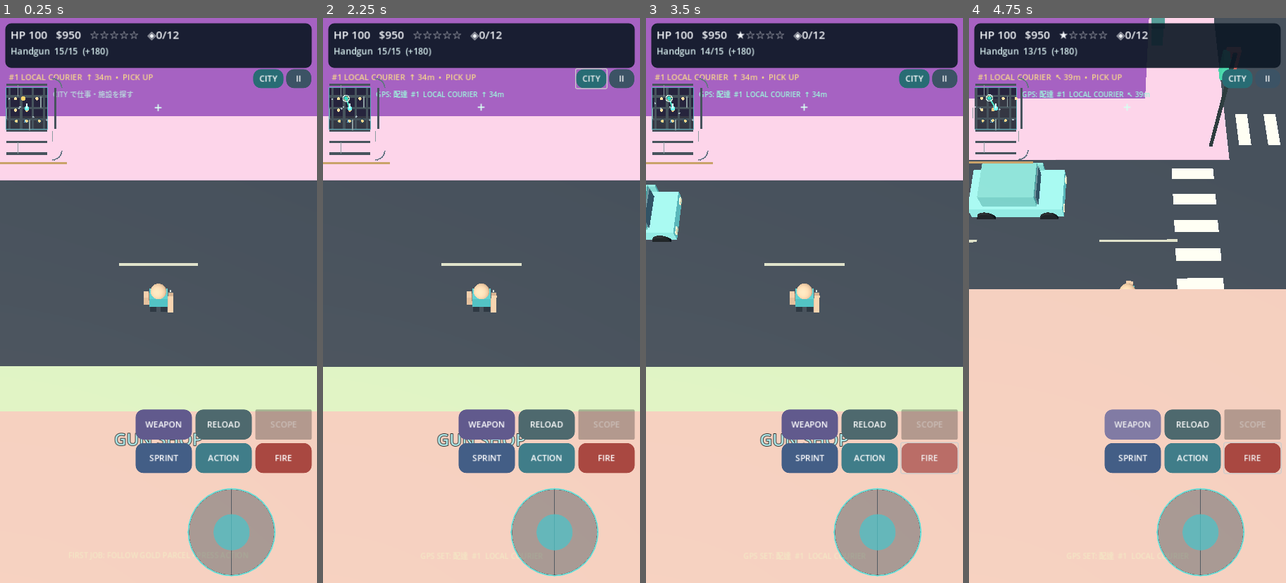
Above: before the commit, frames 1-4 (left to right).
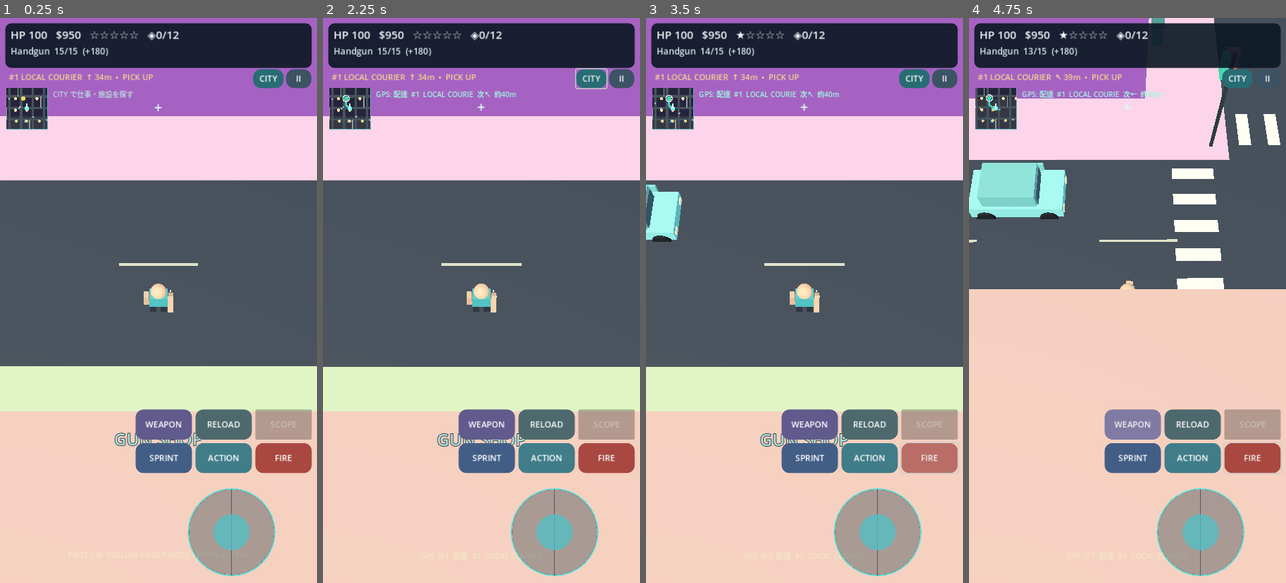
Above: after the commit, the same moments.

Repository: shejklgaia-png/Gt_a_like_game
Game: Godot game, scene res://scenes/main.tscn
Two runs of this game, one before a commit and one after it. Both use one fixed random seed, a clock stepped at 60 frames per second and the inputs below.
Inputs (mouse positions are in pixels of both pictures, inside the frame that each line leads up to):
- Up to frame 1 (0.25 s): no input
- Up to frame 2 (2.25 s): click "CITY" at 0.5 s; click "仕事" at 1.25 s; click "配達 #1 LOCAL COURIER ・ 34m 荷物を…" at 2 s
- Up to frame 3 (3.5 s): click "FIRE" at 2.75 s
- Up to frame 4 (4.75 s): tap Enter at 3.5 s; move the mouse to (1197, 272) at 3.52 s; hold D 3.53-4.25 s; hold Shift 3.53-4.25 s; click (1197, 272) at 3.67 s; tap Space at 3.77 s; drag from (1064, 328) to (1111, 413) at 4.27 s

The runs differ from the first frame. In frame 1, 0.4% of the frame differs, in the area x 0-22%, y 10-26%; in frame 2, 0.5%, in the area x 0-61%, y 10-26%; in frame 3, 0.5%; in frame 4, 0.5%.

Commit message:
Improve CITY GPS with building-aware navigation and waypoint guidance
Reuses the existing 2m A* grid for cached route breadcrumbs around buildings; updates GPS with next step, approximate route distance and storefront arrival prompts; adds route caching, 12-destination validation and full regressions. Godot 4.4.1/4.7.2 tests and Android APK pass; SERA untouched.

Diff:
--- /dev/null
+++ b/scripts/city_route.gd
@@ -0,0 +1,115 @@
+extends RefCounted
+class_name PocketCityRoute
+## Low-frequency A* routing on the city's prebuilt, building-blocked grid.
+## This is an advisory path, not autopilot or guaranteed signal-safe walkways.
+## Existing city navigation serves police; no new grid or physical objects.
+
+const REPATH_DISTANCE: float = 12.0
+const GOAL_REPATH_DISTANCE: float = 3.0
+const ROUTE_REFRESH_SECONDS: float = 1.5
+const ARRIVAL_DISTANCE: float = 3.3
+const MIN_GUIDANCE_DISTANCE: float = 4.4
+
+var navigation: PocketNavGrid
+var path_points: PackedVector2Array = PackedVector2Array()
+var planned_from: Vector2 = Vector2.ZERO
+var planned_to: Vector2 = Vector2.ZERO
+var refresh_clock: float = 0.0
+var computation_count: int = 0
+
+
+func setup(source: PocketNavGrid) -> void:
+	navigation = source
+	clear()
+
+
+func clear() -> void:
+	path_points.clear()
+	planned_from = Vector2.ZERO
+	planned_to = Vector2.ZERO
+	refresh_clock = 0.0
+
+
+static func horizontal(at: Vector3) -> Vector2:
+	return Vector2(at.x, at.z)
+
+
+func refresh(from: Vector3, goal: Vector3, delta: float = 0.0) -> void:
+	if navigation == null:
+		return
+	var start2: Vector2 = horizontal(from)
+	var goal2: Vector2 = horizontal(goal)
+	refresh_clock = maxf(0.0, refresh_clock - delta)
+	var target_changed := path_points.is_empty() or planned_to.distance_to(goal2) > GOAL_REPATH_DISTANCE
+	var walked_far := planned_from.distance_to(start2) > REPATH_DISTANCE
+	if not target_changed and (not walked_far or refresh_clock > 0.0):
+		return
+	if not target_changed and refresh_clock > 0.0:
+		return
+	planned_from = start2
+	planned_to = goal2
+	refresh_clock = ROUTE_REFRESH_SECONDS
+	path_points = navigation.path(from, goal)
+	computation_count += 1
+
+
+func closest_path_index(from: Vector3) -> int:
+	if path_points.is_empty():
+		return 0
+	var at: Vector2 = horizontal(from)
+	var best := INF
+	var closest := 0
+	for index in range(path_points.size()):
+		var length_squared := at.distance_squared_to(path_points[index])
+		if length_squared < best:
+			best = length_squared
+			closest = index
+	return closest
+
+
+func next_guidance_point(from: Vector3, goal: Vector3) -> Vector3:
+	if path_points.size() < 2:
+		return goal
+	var at: Vector2 = horizontal(from)
+	var nearest := closest_path_index(from)
+	var next_index: int = mini(path_points.size() - 1, nearest + 1)
+	for index in range(next_index, path_points.size()):
+		if at.distance_to(path_points[index]) >= MIN_GUIDANCE_DISTANCE:
+			next_index = index
+			break
+	var point: Vector2 = path_points[next_index]
+	# Once the route leaves its last grid point, steer to the exact entrance.
+	if next_index == path_points.size() - 1 and at.distance_to(point) < 3.0:
+		return goal
+	return Vector3(point.x, goal.y, point.y)
+
+
+func remaining_distance(from: Vector3, goal: Vector3) -> float:
+	var at: Vector2 = horizontal(from)
+	var destination: Vector2 = horizontal(goal)
+	if path_points.size() < 2:
+		return at.distance_to(destination)
+	var start := closest_path_index(from)
+	var length := at.distance_to(path_points[start])
+	for index in range(start + 1, path_points.size()):
+		length += path_points[index - 1].distance_to(path_points[index])
+	length += path_points[path_points.size() - 1].distance_to(destination)
+	return length
+
+
+func is_arrived(from: Vector3, goal: Vector3) -> bool:
+	return horizontal(from).distance_to(horizontal(goal)) <= ARRIVAL_DISTANCE
+
+
+func visible_route(from: Vector3, goal: Vector3) -> PackedVector2Array:
+	var result := PackedVector2Array()
+	if path_points.size() < 2 or is_arrived(from, goal):
+		return result
+	var nearest := closest_path_index(from)
+	result.append(horizontal(from))
+	# Skipping points that are already behind the player prevents old route
+	# segments from reappearing on the minimap as they walk or drive forward.
+	for index in range(nearest, path_points.size()):
+		result.append(path_points[index])
+	result.append(horizontal(goal))
+	return result
--- /dev/null
+++ b/scripts/city_route_test.gd
@@ -0,0 +1,137 @@
+extends SceneTree
+## Regression checks for CITY A* routing around all building footprints.
+## A distinct save path prevents changes to a player's city state.
+
+func _initialize() -> void:
+	call_deferred("run_checks")
+
+
+func fail(message: String, code: int) -> void:
+	push_error(message)
+	quit(code)
+
+
+func horizontal(at: Vector3) -> Vector2:
+	return Vector2(at.x, at.z)
+
+
+func run_checks() -> void:
+	var save_path := "user://pocket_district_route_test.json"
+	for suffix in ["", ".bak", ".tmp"]:
+		if FileAccess.file_exists(save_path + suffix):
+			DirAccess.remove_absolute(ProjectSettings.globalize_path(save_path + suffix))
+	var scene := load("res://scenes/main.tscn") as PackedScene
+	if scene == null:
+		fail("Cannot import Pocket District main scene", 301)
+		return
+	var game = scene.instantiate()
+	game.save_path_override = save_path
+	root.add_child(game)
+	await process_frame
+	await physics_frame
+	var city: PocketCity = game.city
+	var route: PocketCityRoute = game.city_route
+	if route == null or route.navigation != city.navigation:
+		fail("CITY GPS did not share the city's existing police nav grid", 302)
+		return
+	var start := Vector3(-90, 0.3, -90)
+	var tested := 0
+	for index in range(0, city.buildings.size(), 3):
+		var lot: Dictionary = city.buildings[index]
+		var door: Vector3 = lot["door"]
+		route.clear()
+		route.refresh(start, door)
+		if route.path_points.size() < 3:
+			fail("Cannot route to building %s" % String(lot["id"]), 303)
+			return
+		for point in route.path_points:
+			var nav_grid := city.navigation.grid
+			if nav_grid.is_point_solid(city.navigation.id_from_world(Vector3(point.x, 0.0, point.y))):
+				fail("A* guidance crosses a building at %s" % str(point), 304)
+				return
+		var straight := horizontal(start).distance_to(horizontal(door))
+		var distance := route.remaining_distance(start, door)
+		if distance < straight - 0.5 or not is_finite(distance):
+			fail("Route distance was shorter than a straight path", 305)
+			return
+		var next_guide: Vector3 = route.next_guidance_point(start, door)
+		if not next_guide.is_finite() or horizontal(next_guide).distance_to(horizontal(start)) > 30.0:
+			fail("Next GPS heading points too far away or is invalid", 306)
+			return
+		tested += 1
+	if tested != 12:
+		fail("Unexpected building sample count in GPS routing", 307)
+		return
+	# Force a building between the origin and target to prove the displayed
+	# distance reflects detouring around collision volumes, not just direction.
+	var obstacle: Dictionary = city.buildings[12]
+	var center: Vector3 = obstacle["position"]
+	var halfwidth: float = float(obstacle["width"]) * 0.5
+	var from := center + Vector3(-halfwidth - 4.0, 0.3, 0.0)
+	var goal := center + Vector3(halfwidth + 4.0, 0.3, 0.0)
+	route.clear()
+	route.refresh(from, goal)
+	if route.path_points.is_empty() or route.remaining_distance(from, goal) < horizontal(from).distance_to(horizontal(goal)) + 7.0:
+		fail("GPS shortcut is still passing through a building", 308)
+		return
+	var preview := route.visible_route(from, goal)
+	if preview.size() < 4:
+		fail("Minimap lacks multiple points for a detour route", 309)
+		return
+	var original_count: int = route.computation_count
+	for repeat in range(120):
+		route.refresh(from + Vector3(float(repeat % 3) * 0.2, 0.0, 0.0), goal, 0.10)
+	if route.computation_count != original_count:
+		fail("GPS is recalculating A* continuously without movement", 310)
+		return
+	# When the player deviates, recompute only after cooldown rather than per frame.
+	route.refresh(from + Vector3(-14.0, 0, -4.0), goal, 1.6)
+	if route.computation_count != original_count + 1:
+		fail("GPS failed to recalculate route after a significant detour", 311)
+		return
+	var moved_goal := goal + Vector3(0, 0, 8.0)
+	route.refresh(from, moved_goal)
+	if route.computation_count != original_count + 2:
+		fail("GPS failed to update for moving objective", 312)
+		return
+	if not route.is_arrived(goal, goal + Vector3(2.0, 0, 0)):
+		fail("GPS arrival distance does not recognize accessible interaction zone", 313)
+		return
+	if route.is_arrived(from, goal):
+		fail("GPS arrival prematurely completes a distant route", 314)
+		return
+	if not route.visible_route(goal, goal).is_empty():
+		fail("Arrival did not hide completed minimap trail", 315)
+		return
+
+	# Full integration with dynamic courier/side-job and persistent phone state.
+	game.set_city_waypoint("lot", String(obstacle["id"]), "建物", Vector3(obstacle["door"]))
+	game.update_hud()
+	if not game.navigation_banner.text.contains("次") or not game.navigation_banner.text.contains("約"):
+		fail("HUD does not report next direction and routed distance", 316)
+		return
+	var gps_before: String = game.navigation_label
+	game.save_game()
+	# Simulate volatile memory loss only: clear_city_waypoint() correctly
+	# *saves* a blank GPS and is not a valid way to test restoring a route.
+	game.navigation_kind = ""
+	game.navigation_label = ""
+	route.clear()
+	game.load_game()
+	if game.navigation_label != gps_before or game.navigation_kind != "lot":
+		fail("GPS state no longer compatible with loading existing saves", 317)
+		return
+	game.hero.global_position = Vector3(obstacle["door"]) + Vector3(0, 0.3, 0)
+	game.update_hud()
+	if not game.navigation_banner.text.contains("到着"):
+		fail("GPS did not show a usable arrival hint at a physical storefront", 318)
+		return
+	game.clear_city_waypoint()
+	if not route.path_points.is_empty():
+		fail("Clearing GPS left a stale path displayed on minimap", 319)
+		return
+	print("PASS: twelve CITY paths avoid every sampled building footprint")
+	print("PASS: GPS detours around buildings and supports minimap breadcrumbs")
+	print("PASS: low-frequency route cache, dynamic objectives and deviation repath")
+	print("PASS: guided distance, next direction, arrival prompt and save/load continuity")
+	quit(0)
--- a/scripts/main.gd
+++ b/scripts/main.gd
@@ -18,6 +18,7 @@
 const GarageVehicleScript = preload("res://scripts/vehicle.gd")
 const NeighborhoodJobsScript = preload("res://scripts/neighborhood_jobs.gd")
 const CityPhoneScript = preload("res://scripts/city_phone.gd")
+const CityRouteScript = preload("res://scripts/city_route.gd")
 
 var WEAPONS: Array[Dictionary] = GameData.weapons()
 const SAVE_PATH := "user://pocket_district_save.json"
@@ -63,6 +64,7 @@
 var navigation_id: String = ""
 var navigation_label: String = ""
 var navigation_position: Vector3 = Vector3.ZERO
+var city_route: PocketCityRoute
 var street_finds: PocketStreetFinds
 var street_find_records: Dictionary = {}
 var neighborhood_jobs: PocketNeighborhoodJobs
@@ -159,6 +161,8 @@
 	city.name = "OutdoorWorld"
 	add_child(city)
 	city.build_city()
+	city_route = CityRouteScript.new()
+	city_route.setup(city.navigation)
 	street_finds = StreetFinds.new()
 	street_finds.name = "StreetFinds"
 	city.add_child(street_finds)
@@ -336,6 +340,9 @@
 			refresh_mission_marker()
 			save_game()
 	display_message_time = maxf(0.0, display_message_time - delta)
+	if navigation_kind != "" and not indoors and is_instance_valid(city):
+		# Cache A* paths, never recompute the city-wide grid every frame.
+		city_route.refresh(current_travel_position(), city_waypoint_point(), delta)
 	animate_marker(delta)
 	hud_update_clock += delta
 	if hud_update_clock > 0.11:
@@ -954,6 +961,9 @@
 	navigation_id = key
 	navigation_label = title.substr(0, 60)
 	navigation_position = point
+	city_route.clear()
+	if not indoors:
+		city_route.refresh(current_travel_position(), point)
 	show_message("GPS SET: " + navigation_label)
 	save_game()
 
@@ -963,6 +973,7 @@
 	navigation_id = ""
 	navigation_label = ""
 	navigation_position = Vector3.ZERO
+	city_route.clear()
 	show_message("GPS CLEARED")
 	save_game()
 
@@ -1040,6 +1051,8 @@
 		navigation_kind = ""
 	navigation_id = String(decoded.get("nav_id", "")).substr(0, 80)
 	navigation_label = String(decoded.get("nav_label", "")).substr(0, 60) if navigation_kind != "" else ""
+	if city_route != null:
+		city_route.clear()
 	navigation_position = Vector3.ZERO
 	var saved_nav = decoded.get("nav_position", [])
 	if saved_nav is Array and saved_nav.size() == 3:
@@ -1237,9 +1250,19 @@
 	mission_label.text = "#%d %s  %s %dm  •  %s" % [deliveries + 1, String(contract["title"]), heading, roundi(ground_distance), objective]
 	mission_label.add_theme_color_override("font_color", Color("#ff8585") if mission_stage == 1 and mission_limit <= 15.0 else Color("#f5d58c"))
 	if navigation_kind != "":
-		var nav_delta: Vector3 = city_waypoint_point() - current_position
-		var nav_dist: int = roundi(Vector2(nav_delta.x, nav_delta.z).length())
-		navigation_banner.text = "GPS: %s  %s %dm" % [navigation_label, waypoint_arrow(nav_delta), nav_dist]
+		var destination: Vector3 = city_waypoint_point()
+		var short_name := navigation_label.substr(0, 20)
+		if indoors:
+			navigation_banner.text = "GPS: %s  |  外へ出て案内再開" % short_name
+		elif city_route.is_arrived(current_position, destination):
+			navigation_banner.text = "GPS: %s  |  到着・ACTIONで利用" % short_name
+		else:
+			# Steering follows the next open A* cell rather than pointing
+			# through building meshes directly at the destination.
+			city_route.refresh(current_position, destination)
+			var next_point: Vector3 = city_route.next_guidance_point(current_position, destination)
+			var along: int = roundi(city_route.remaining_distance(current_position, destination))
+			navigation_banner.text = "GPS: %s  次%s  約%dm" % [short_name, waypoint_arrow(next_point - current_position), along]
 		navigation_banner.add_theme_color_override("font_color", Color("#9cf7dc"))
 	else:
 		navigation_banner.text = "CITY で仕事・施設を探す"
--- a/scripts/minimap.gd
+++ b/scripts/minimap.gd
@@ -8,6 +8,7 @@
 
 func _ready() -> void:
 	mouse_filter = Control.MOUSE_FILTER_IGNORE
+	clip_contents = true # Keep distant A* map lines inside the minimap.
 
 func _process(delta: float) -> void:
 	refresh_clock += delta
@@ -109,13 +110,21 @@
 	var marker := to_map(waypoint, focus)
 	marker = marker.clamp(Vector2(7, 7), size - Vector2(7, 7))
 	draw_circle(marker, 5.0, Color("#ffd46a"))
-	# The manually selected CITY GPS stands out even when the destination is
-	# far outside this compact minimap. An edge-clamped ray gives direction.
-	if game.navigation_kind != "":
+	# Draw the remaining building-avoiding route rather than a single
+	# straight line through shops and apartments. Physics is unaffected.
+	if game.navigation_kind != "" and game.city_route != null:
 		var city_destination: Vector3 = game.city_waypoint_point()
+		var breadcrumb: PackedVector2Array = game.city_route.visible_route(focus, city_destination)
+		for index in range(1, breadcrumb.size()):
+			var prev := to_map(Vector3(breadcrumb[index - 1].x, 0, breadcrumb[index - 1].y), focus)
+			var next := to_map(Vector3(breadcrumb[index].x, 0, breadcrumb[index].y), focus)
+			draw_line(prev, next, Color("#4bdac4", 0.88), 2.6, true)
 		var raw_point: Vector2 = to_map(city_destination, focus)
 		var city_point := raw_point.clamp(Vector2(9, 9), size - Vector2(9, 9))
-		draw_line(size * 0.5, city_point, Color("#54e4cb"), 2.2, true)
+		# If a route is unavailable (e.g. a temporary map rebuild),
+		# retain a direct bearing instead of leaving GPS invisible.
+		if breadcrumb.size() < 2:
+			draw_line(size * 0.5, city_point, Color("#54e4cb", 0.7), 1.8, true)
 		draw_arc(city_point, 7.3, 0.0, TAU, 16, Color("#d9fff2"), 2.0)
 		draw_circle(city_point, 4.5, Color("#3ad8c2"))
 	draw_circle(size * 0.5, 5.0, Color("#71fff1"))
Not shown, changed: docs/CITY_PHONE_GUIDE.md
